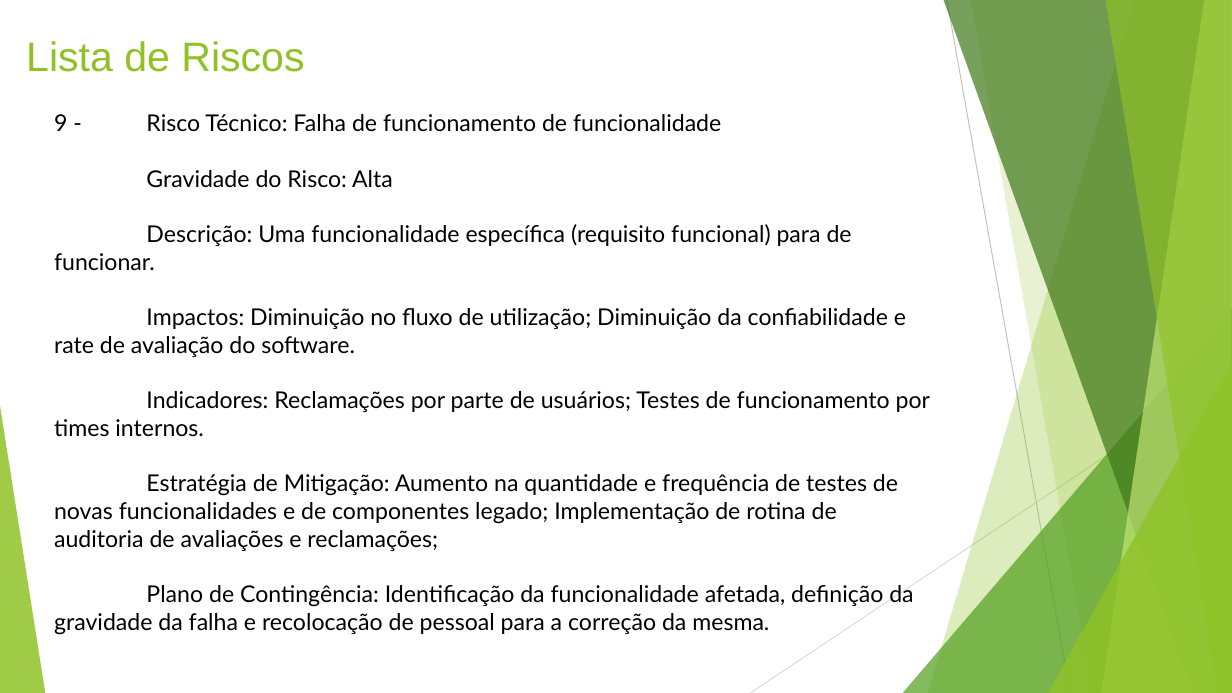
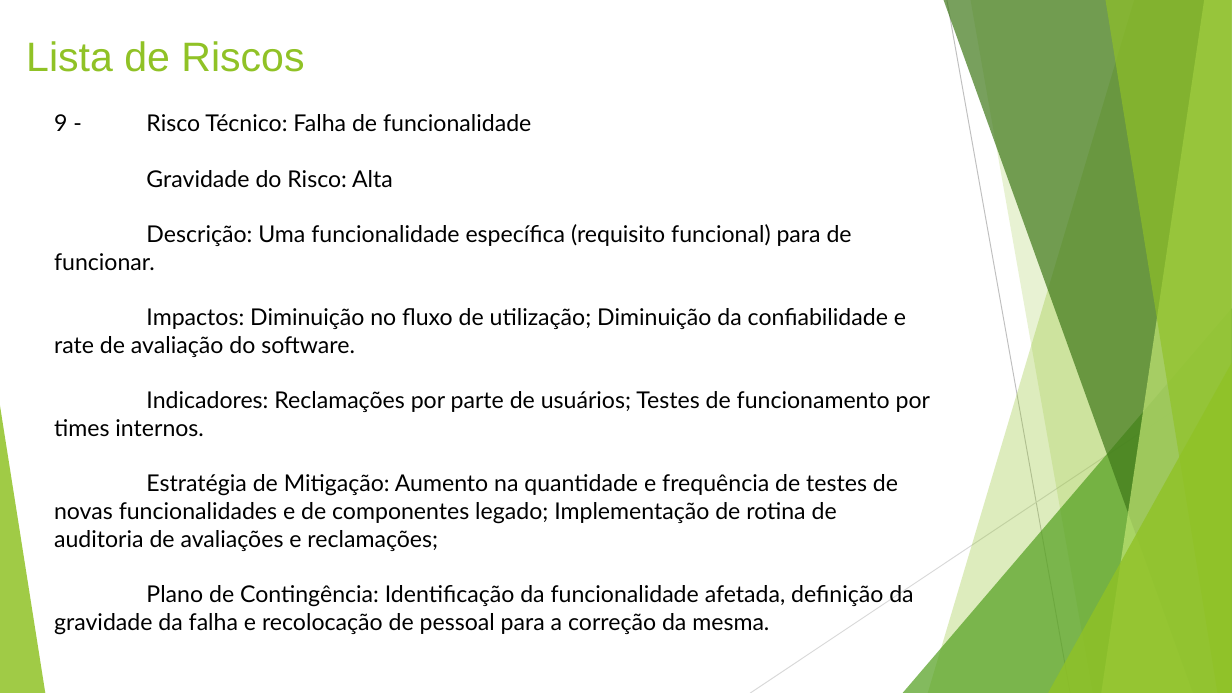
Before and after one commit to GusBaka/aulafurps, a slide deck: slide 13 of Gestão e Qualidade de software 03-04.pptx. Drawn at 1232x693 pixels with LibreOffice and Linux fonts; fonts in the diff are those of the drawing. Boxes give left, top, right and bottom in pixels: in the first picture for what was removed or moved away, otherwise in the second. Text is boxed around its words. In the diff, an @@ line names an element or a change of style, - is before the commit and + after.

```diff
--- a/Gestão e Qualidade de software 03-04.pptx
+++ b/Gestão e Qualidade de software 03-04.pptx
@@ text at <box>54,114,531,132</box>: text changed @@
-9 - Risco Técnico: Falha de funcionamento de funcionalidade
+9 - Risco Técnico: Falha de funcionalidade
```
